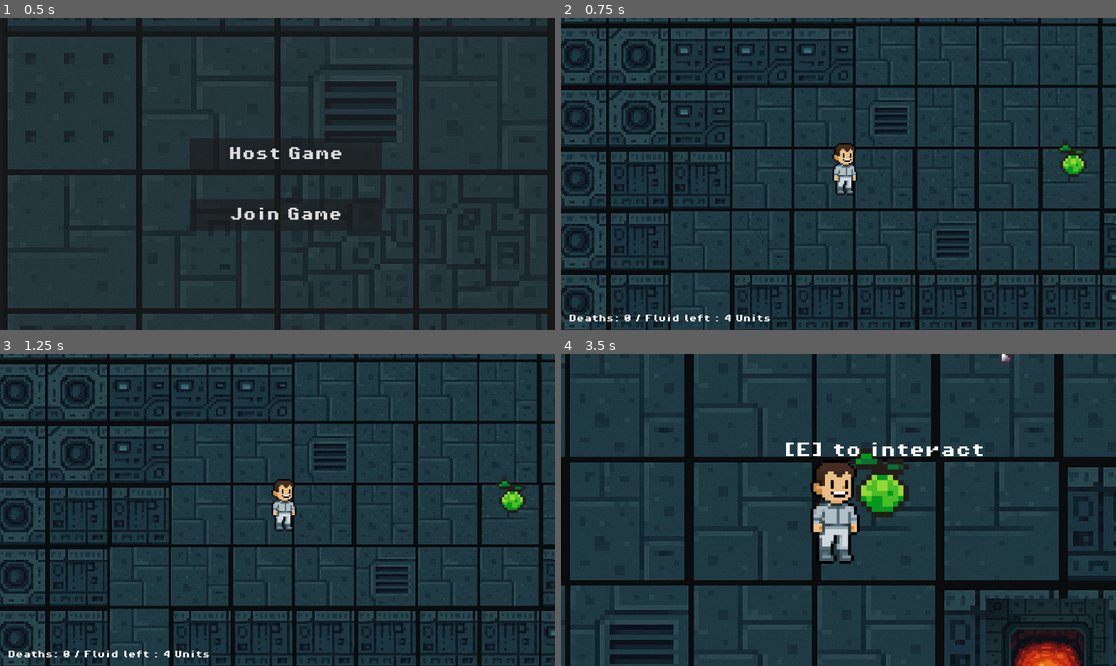
Above: before the commit, frames 1-4 (two rows, left to right).
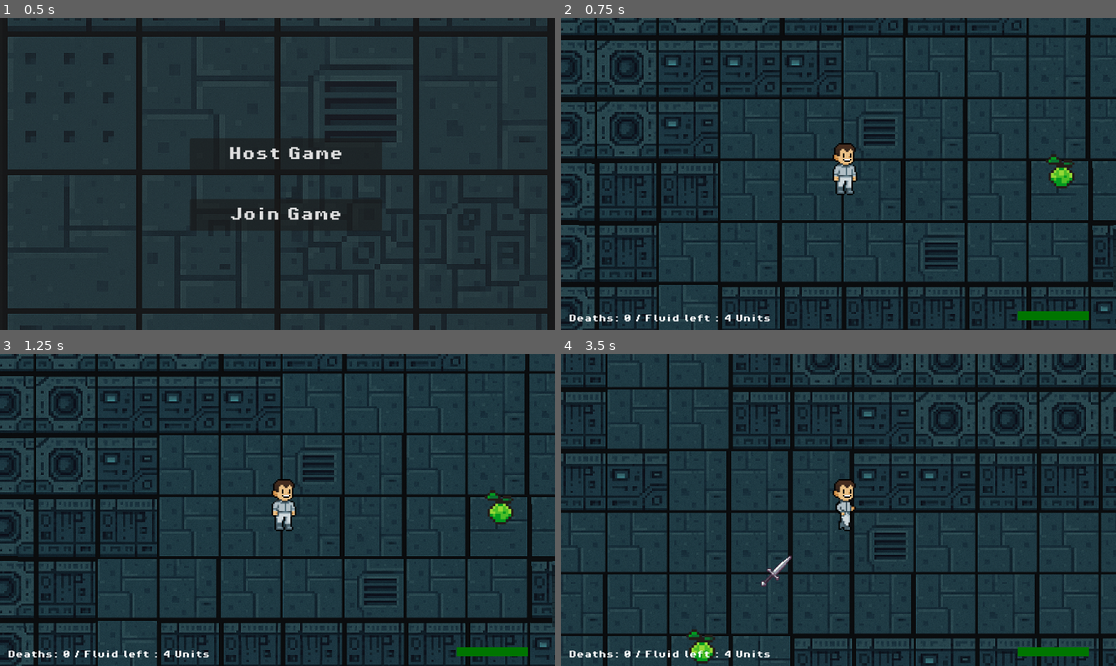
Above: after the commit, the same moments.

Repository: FlavienVa/Kill_The_Mickey
Game: Godot game, scene res://scenes/main_menu.tscn
The game is run twice, just before and just after one commit, with the same random seed, the same clock (stepped at 60 frames per second) and the same inputs.
Inputs (mouse positions are in pixels of both pictures, inside the frame that each line leads up to):
- Up to frame 1 (0.5 s): no input
- Up to frame 2 (0.75 s): click "Host Game" at 0.5 s
- Up to frame 3 (1.25 s): no input
- Up to frame 4 (3.5 s): move the mouse to (960, 494) at 1.27 s; hold D (move_right) 1.28-2 s; hold W (move_up) 1.28-2 s; click (960, 494) at 1.35 s; click (755, 400) at 2 s, where only the run before the commit has a clickable "Host Game"; move the mouse to (727, 525) at 2.77 s; hold D (move_right) from 2.78 s (still down); tap W (move_up) at 2.85, 3.02, 3.32 s; click (727, 525) at 3.05 s

Frame 1 is identical in both runs. In frame 2, 36% of the frame differs, in the area x 0-100%, y 0-100%; in frame 3, 36%; in frame 4, 38%.
Error before the commit: Invalid assignment of property or key 'text' with value of type 'String' on a base object of type 'previously freed'. (res://scripts/game_manager.gd:10)

Commit message:
healthbar_and_printer

Diff:
--- a/scenes/game.tscn
+++ b/scenes/game.tscn
@@ -12,6 +12,7 @@
 [ext_resource type="Texture2D" uid="uid://bpokv0lviygyq" path="res://assets/sprites/pixil-frame-0(1).png" id="9_0tnpc"]
 [ext_resource type="PackedScene" uid="uid://owidbxma4otx" path="res://scenes/apple.tscn" id="9_vtaks"]
 [ext_resource type="AudioStream" uid="uid://b78mipivupi2" path="res://assets/music/Main.wav" id="11_kvpfn"]
+[ext_resource type="Script" uid="uid://cvqb3yie7lom3" path="res://scripts/printer.gd" id="12_kvuet"]
 
 [sub_resource type="TileSetAtlasSource" id="TileSetAtlasSource_u5sy4"]
 texture = ExtResource("2_p57ef")
@@ -46,45 +47,20 @@
 sources/0 = SubResource("TileSetAtlasSource_u5sy4")
 sources/1 = SubResource("TileSetAtlasSource_gee14")
 
+[sub_resource type="StyleBoxFlat" id="StyleBoxFlat_dinhu"]
+bg_color = Color(0.821911, 2.62313e-06, 7.70092e-07, 1)
+
+[sub_resource type="StyleBoxFlat" id="StyleBoxFlat_kvuet"]
+bg_color = Color(0, 0.458824, 0, 1)
+
+[sub_resource type="PhysicsMaterial" id="PhysicsMaterial_kvuet"]
+
+[sub_resource type="RectangleShape2D" id="RectangleShape2D_kvuet"]
+
 [node name="Game" type="Node2D"]
 
 [node name="GameManager" type="Node" parent="."]
 script = ExtResource("1_iywne")
-
-[node name="MultiplayerHUB" type="Control" parent="."]
-z_index = 1
-layout_mode = 3
-anchors_preset = 0
-offset_top = -1000.0
-offset_right = 109.0
-offset_bottom = -959.0
-scale = Vector2(8, 8)
-
-[node name="Panel" type="Panel" parent="MultiplayerHUB"]
-layout_mode = 1
-anchors_preset = 15
-anchor_right = 1.0
-anchor_bottom = 1.0
-offset_right = -33.0
-grow_horizontal = 2
-grow_vertical = 2
-
-[node name="VBoxContainer" type="VBoxContainer" parent="MultiplayerHUB/Panel"]
-layout_mode = 0
-offset_right = 40.0
-offset_bottom = 40.0
-
-[node name="HostGame" type="Button" parent="MultiplayerHUB/Panel/VBoxContainer"]
-layout_mode = 2
-theme_override_fonts/font = ExtResource("5_p57ef")
-theme_override_font_sizes/font_size = 8
-text = "Host Game"
-
-[node name="JoinGame" type="Button" parent="MultiplayerHUB/Panel/VBoxContainer"]
-layout_mode = 2
-theme_override_fonts/font = ExtResource("5_p57ef")
-theme_override_font_sizes/font_size = 8
-text = "Join Game"
 
 [node name="TileMapv2" type="Node" parent="."]
 
@@ -151,7 +127,25 @@
 text = "Door"
 
 [node name="Player" parent="." instance=ExtResource("1_uwrxv")]
-position = Vector2(0, 8)
+position = Vector2(49, -41)
+printer_path = NodePath("../PrinterV1")
+
+[node name="HealthBar" type="ProgressBar" parent="Player"]
+anchors_preset = -1
+anchor_left = 0.081
+anchor_top = -0.651235
+anchor_right = 0.267361
+anchor_bottom = -0.651235
+offset_left = 733.0
+offset_top = 566.0
+offset_right = 1028.0
+offset_bottom = 604.0
+grow_horizontal = 2
+theme_override_styles/background = SubResource("StyleBoxFlat_dinhu")
+theme_override_styles/fill = SubResource("StyleBoxFlat_kvuet")
+max_value = 3.0
+value = 3.0
+show_percentage = false
 
 [node name="Camera2D" type="Camera2D" parent="Player"]
 position = Vector2(-12, -5)
@@ -203,15 +197,20 @@
 position = Vector2(963, -40)
 scale = Vector2(10.9766, 10.9766)
 
-[node name="PrinterV1" type="Sprite2D" parent="."]
+[node name="PrinterV1" type="StaticBody2D" parent="."]
 position = Vector2(3952, -2011)
 scale = Vector2(10.9766, 10.9766)
+physics_material_override = SubResource("PhysicsMaterial_kvuet")
+script = ExtResource("12_kvuet")
+
+[node name="Sprite2D" type="Sprite2D" parent="PrinterV1"]
 texture = ExtResource("9_0tnpc")
+
+[node name="CollisionShape2D" type="CollisionShape2D" parent="PrinterV1"]
+position = Vector2(3.0064, -0.455514)
+shape = SubResource("RectangleShape2D_kvuet")
 
 [node name="BackgroundMusic" type="AudioStreamPlayer" parent="."]
 stream = ExtResource("11_kvpfn")
 volume_db = -17.802
 autoplay = true
-
-[connection signal="pressed" from="MultiplayerHUB/Panel/VBoxContainer/HostGame" to="GameManager" method="become_host"]
-[connection signal="pressed" from="MultiplayerHUB/Panel/VBoxContainer/JoinGame" to="GameManager" method="join_game"]
--- a/scripts/enemy.gd
+++ b/scripts/enemy.gd
@@ -104,8 +104,8 @@
 
 	if player != null:
 		var knockback_direction = (global_position - player.global_position).normalized()
-		knockback_velocity = knockback_direction * 700  # Testa olika styrkor
-		knockback_timer = 0.3  # Hur länge knockbacken pågår
+		knockback_velocity = knockback_direction * 700
+		knockback_timer = 0.3
 		is_knocked_back = true
 
 	# Visuell feedback
--- a/scripts/killzone.gd
+++ b/scripts/killzone.gd
@@ -1,4 +1,4 @@
 extends Area2D
 
 func _on_body_entered(body: Node2D) -> void:
-	body.mark_dead() # Replace with function body.
+	body.take_damage(1, global_position) # Replace with function body.
--- a/scripts/player.gd
+++ b/scripts/player.gd
@@ -11,6 +11,24 @@
 var initial_position: Vector2
 var attack_direction := Vector2.RIGHT
 var is_attacking := false
+
+@onready var _health_bar := get_node("HealthBar")
+
+var health := 3
+var max_health := 3
+var is_dead := false
+
+@export var printer_path: NodePath
+@onready var _printer := get_node(printer_path)
+
+
+
+var knockback_velocity := Vector2.ZERO
+var knockback_timer := 0.0
+const KNOCKBACK_DURATION := 0.2
+const KNOCKBACK_FORCE := 600.0
+
+
 
 var current_weapon: Node2D = null
 var weapon_original_parent: Node = null
@@ -44,12 +62,17 @@
 
 
 func _ready() -> void:
+	print("Health bar found:", _health_bar)
+	print("Printer found: ", _printer)
+
 	# Store the initial position for respawning
 	initial_position = position
 	# Add the player to the "player" group
 	# Load a random variant at startup OVERRIDE WHEN CHARACTER CREATION IS IMPLEMENTED
 	randomize()
 	set_sprite_variant(variant_keys[randi() % variant_keys.size()])
+	_health_bar.max_value = max_health
+	_health_bar.value = health
 
 func _process(delta: float) -> void:
 	if current_weapon:
@@ -71,6 +94,16 @@
 	input_vector = input_vector.normalized()
 
 	velocity = input_vector * SPEED
+
+	if knockback_timer > 0:
+		knockback_timer -= delta
+		velocity = knockback_velocity
+	else:
+		# Normal movement
+		input_vector.x = Input.get_action_strength("move_right") - Input.get_action_strength("move_left")
+		input_vector.y = Input.get_action_strength("move_down") - Input.get_action_strength("move_up")
+		input_vector = input_vector.normalized()
+		velocity = input_vector * SPEED
 
 
 	if input_vector.x > 0:
@@ -105,6 +138,7 @@
 		_footstep_timer.stop()
 
 
+
 	move_and_slide()
 
 	# Attack logic
@@ -136,12 +170,6 @@
 	# Animate weapon forward during attack
 	if current_weapon:
 		weapon_target_rotation = 90.0 if not $AnimatedSprite2D.flip_h else -90.0
-
-
-
-	# Animate weapon rotation (swinging down)
-	if current_weapon:
-		current_weapon.rotation_degrees = -45 if not $AnimatedSprite2D.flip_h else 45
 
 	print("ATTACK")
 
@@ -189,11 +217,48 @@
 
 func _on_attack_hit(body: Node2D) -> void:
 	print("There is someone under your sword")
-	if body.is_in_group("enemy"):
-		# Handle enemy hit
-		if body.has_method("take_damage"):
-			body.take_damage(ATTACK_DAMAGE)
-		print("Hit enemy!")
+	if body.has_method("take_damage"):
+		print(body)
+		body.take_damage(ATTACK_DAMAGE, global_position)
+	print("Hit enemy!")
+
+func take_damage(amount: int, source_position: Vector2) -> void:
+	if is_dead:
+		return
+
+	# Reduce health first
+	health -= amount
+	health = clamp(health, 0, max_health)
+
+	update_health_bar()
+
+	# Only apply knockback if we're not dead
+	if health > 0:
+		var knockback_direction = (position - source_position).normalized()
+		apply_knockback(knockback_direction)
+
+	_health_bar.value = health
+
+	if health <= 0:
+		is_dead = true
+		mark_dead()
+
+
+func apply_knockback(direction: Vector2) -> void:
+	knockback_velocity = direction * KNOCKBACK_FORCE
+	knockback_timer = KNOCKBACK_DURATION
+
+func update_health_bar():
+	var health_ratio = float(health) / max_health
+	_health_bar.value = health
+
+	# Calculate color: green at full, red at zero
+	var red = 1.0 - health_ratio
+	var green = health_ratio
+	var color = Color(red, green, 0)
+
+	_health_bar.add_theme_color_override("fill", color)
+
 
 func mark_dead() -> void:
 
@@ -217,15 +282,17 @@
 	await get_tree().create_timer(1.0).timeout
 	MultiplayerManager.deaths +=1
 	MultiplayerManager.fluidleft -=1
-	if (MultiplayerManager.fluidleft > 0) :
+	if (MultiplayerManager.fluidleft > 0) and not _printer.is_destroyed:
 		respawn()
 	else :
 		_game_over()
 
 
 func respawn() -> void:
-	# Reset position to initial spawn point
-	position = initial_position
+	if _printer:
+		position = _printer.global_position
+	else:
+		position = initial_position  # fallback
 	# Re-enable player movement and input
 	set_physics_process(true)
 	# Change the variant
@@ -235,6 +302,12 @@
 	if current_weapon:
 		current_weapon.visible = true
 
+	# Reset health
+	health = max_health
+	_health_bar.value = health
+
+	is_dead = false
+
 
 
 func _game_over() -> void:
--- /dev/null
+++ b/scripts/printer.gd
@@ -0,0 +1,18 @@
+extends StaticBody2D
+class_name Printer
+
+var health := 5
+var is_destroyed := false
+
+func take_damage(amount: int, source_position: Vector2) -> void:
+	if is_destroyed:
+		return
+
+	health -= amount
+	print("Printer hit! Remaining HP: ", health)
+
+	if health <= 0:
+		health = 0
+		is_destroyed = true
+		print("Printer destroyed!")
+		hide()  # or queue_free()
Not shown: 1 places in scenes/game.tscn that only renumber resources
Not shown, added: scripts/printer.gd.uid
